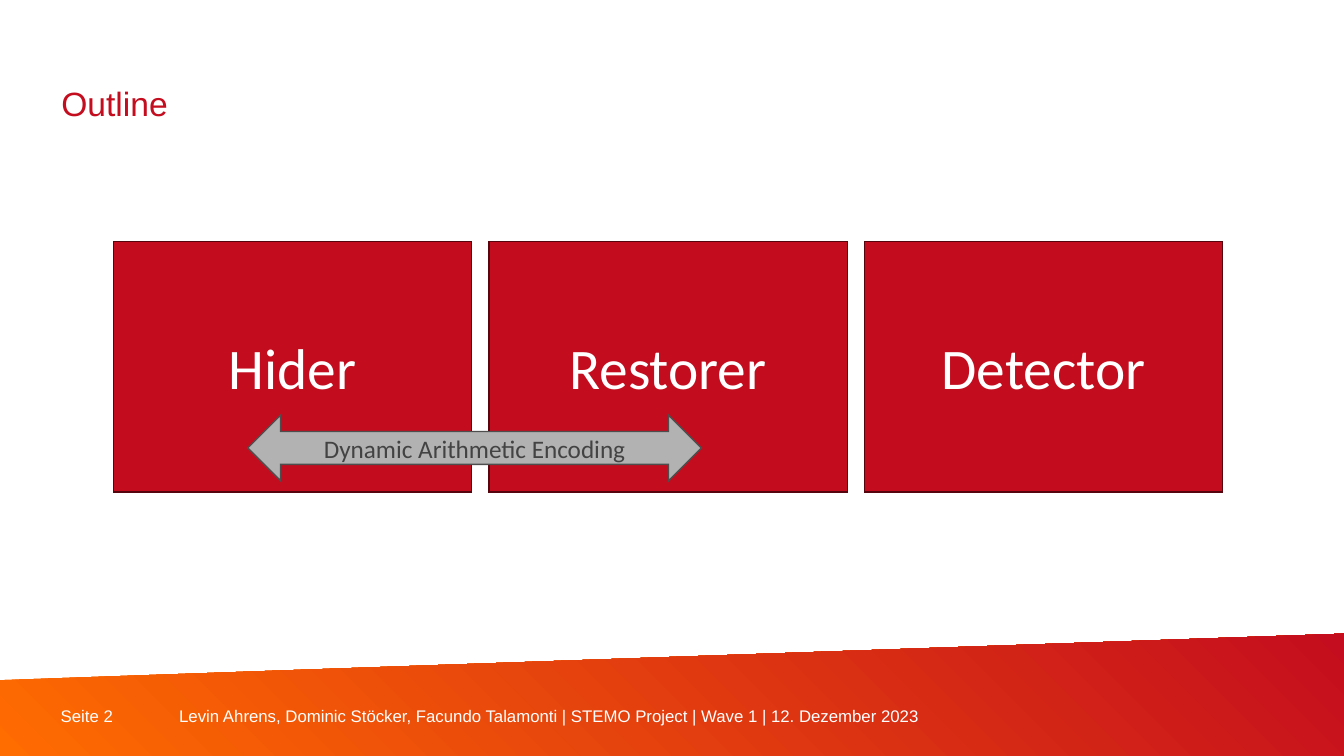
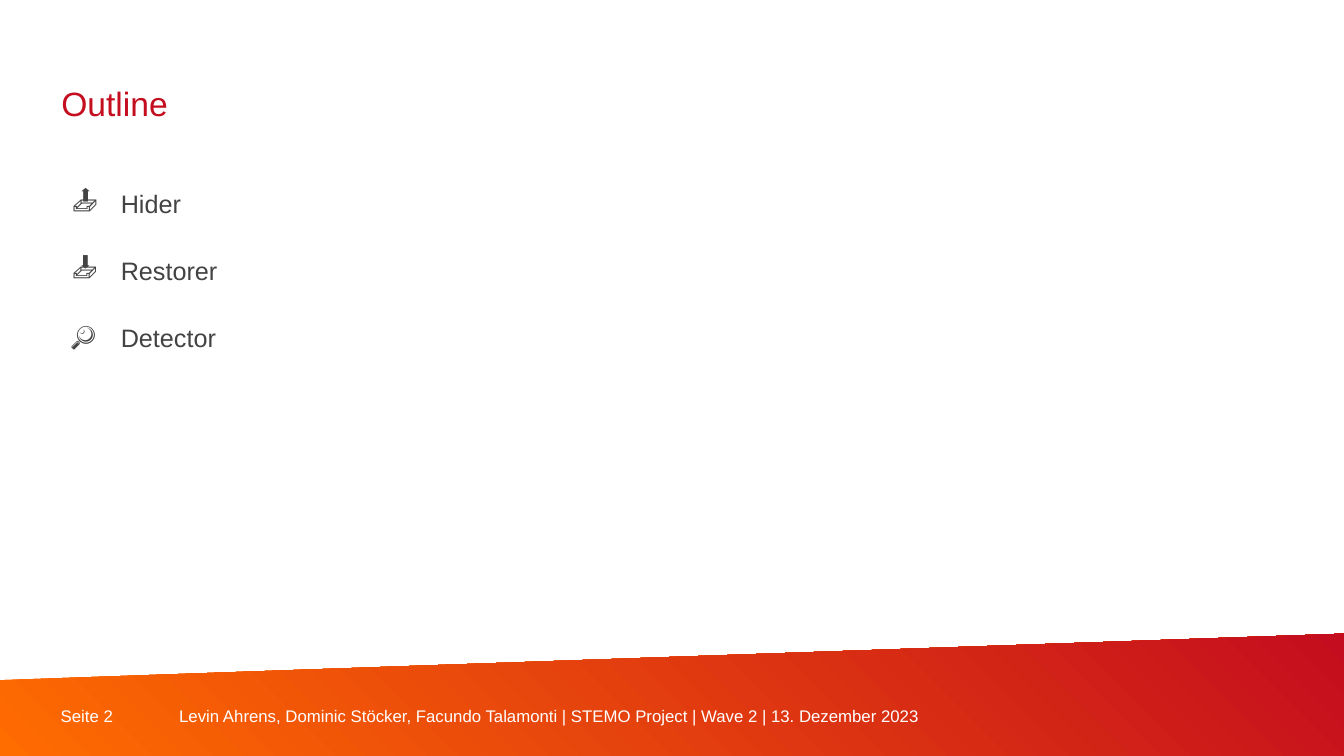
Before and after one commit to StoeckOverflow/steganography-with-llama, a slide deck: slide 2 of documentation/20231114_stemo_midterm.pptx. Drawn at 1344x756 pixels with LibreOffice and Linux fonts; fonts in the diff are those of the drawing; background and template pictures are left out. Boxes give left, top, right and bottom in pixels: in the first picture for what was removed or moved away, otherwise in the second. Text is boxed around its words. In the diff, an @@ line names an element or a change of style, - is before the commit and + after.

```diff
--- a/documentation/20231114_stemo_midterm.pptx
+++ b/documentation/20231114_stemo_midterm.pptx
@@ text added at (63,177,122,218), 18 pt, text #434343 @@
+📤
@@ text added at (121,194,218,348), 18 pt, text #434343 @@
+Hider
+Restorer
+Detector
@@ text added at (63,244,116,284), 18 pt, text #434343 @@
+📥
@@ rectangle removed at (114,242,473,493) @@
-Hider
@@ rectangle removed at (489,242,848,493) @@
-Restorer
@@ rectangle removed at (865,242,1224,493) @@
-Detector
@@ text added at (60,316,125,356), 18 pt, text #434343 @@
+🔎
@@ left right arrow removed at (248,415,702,481) @@
-Dynamic Arithmetic Encoding
@@ text at (179,710,918,726): text changed @@
-Levin Ahrens, Dominic Stöcker, Facundo Talamonti | STEMO Project | Wave 1 | 12. Dezember 2023
+Levin Ahrens, Dominic Stöcker, Facundo Talamonti | STEMO Project | Wave 2 | 13. Dezember 2023
```
Also in this commit, not shown: 16 other slides changed.
